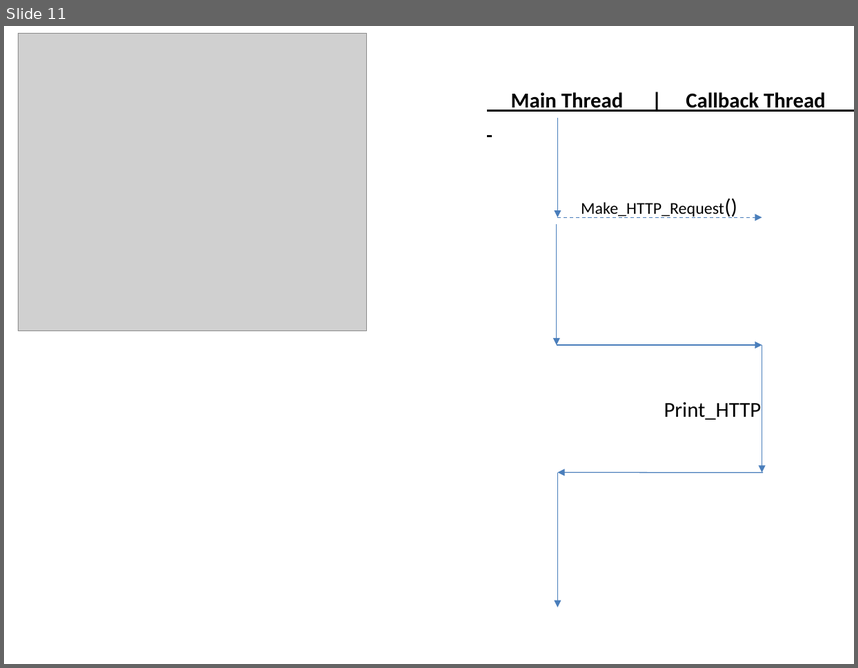
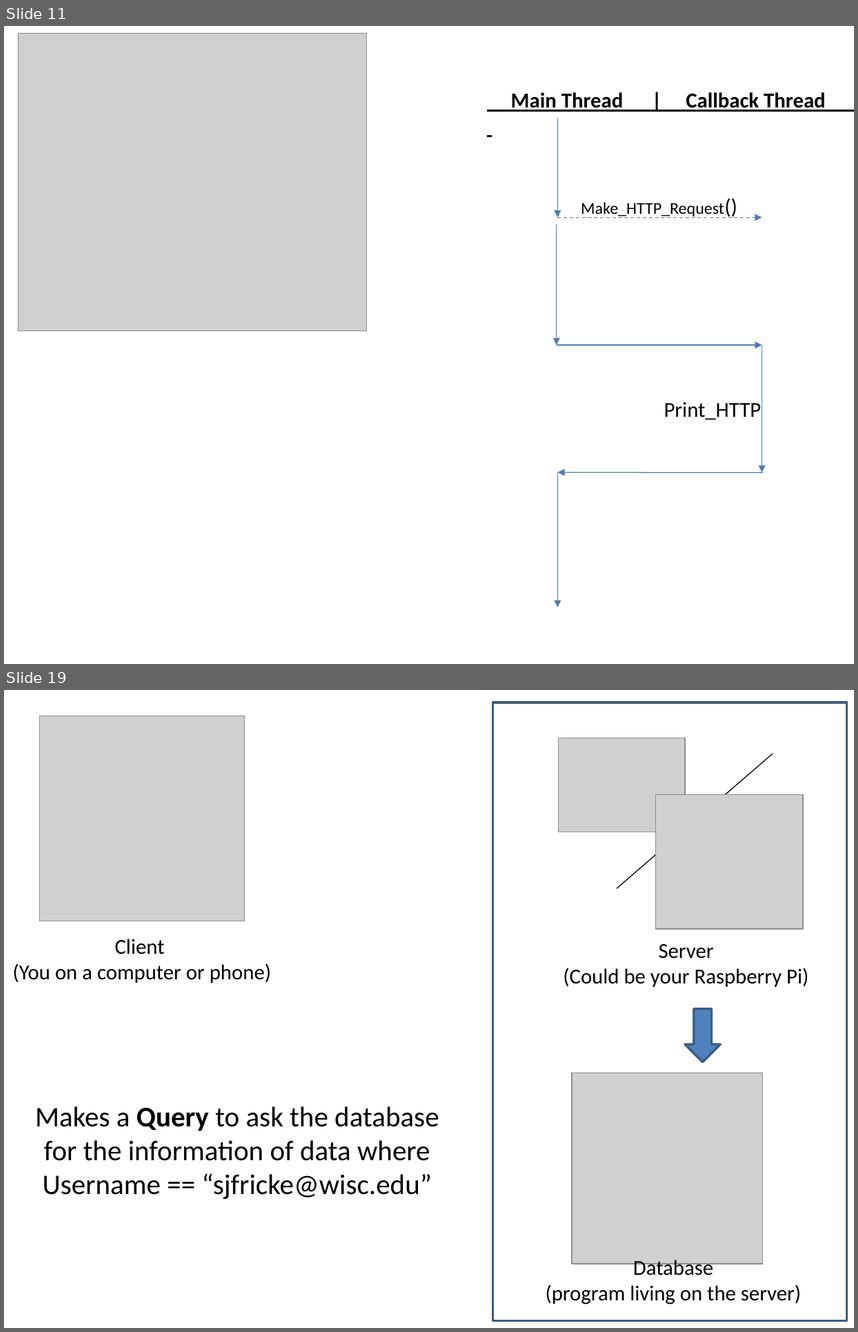
Before and after one commit to uwmadisonieee/Tutorials, a slide deck: Servers/Servers and Databases.pptx. Shown one above the other, each under a label of ours: slide 11 before the commit, slides 11 and 19 after it; the slides between them are not shown. The pictures are 858x668 and 858x1332 pixels, drawn with LibreOffice and Linux fonts; fonts in the diff are those of the drawing; grey boxes stand for pictures. Boxes give left, top, right and bottom in pixels: in the first picture for what was removed or moved away, otherwise in the second. Text is boxed around its words. In the diff, an @@ line names an element or a change of style, - is before the commit and + after.

Commit message:
updated Servers presentation

```diff
--- a/Servers/Servers and Databases.pptx
+++ b/Servers/Servers and Databases.pptx
@@ slide 19 added at [4, 690, 854, 1328], background #FFFFFF @@
@@ rectangle added at [493, 702, 847, 1321], outline #3A5F8C 2 pt @@
@@ picture added at [40, 716, 245, 920] @@
@@ picture added at [558, 738, 685, 831] @@
@@ line added from (617, 888) to (773, 753), #000000 0.75 pt @@
@@ picture added at [656, 795, 803, 929] @@
@@ text added at [13, 938, 271, 983], 18 pt, text #000000 @@
+Client
+(You on a computer or phone)
@@ text added at [563, 944, 809, 987], 18 pt, text #000000 @@
+Server
+(Could be your Raspberry Pi)
@@ right arrow added at [685, 1009, 721, 1061], fill #4F81BD, outline #3A5F8C 2 pt @@
@@ picture added at [572, 1072, 763, 1264] @@
@@ text added at [35, 1106, 439, 1199], 24 pt, text #000000 @@
+Makes a Query to ask the database for the information of data where Username == “sjfricke@wisc.edu”
@@ text added at [546, 1259, 801, 1304], 18 pt, text #000000 @@
+Database
+(program living on the server)
```
Also in this commit, not shown: 3 slides changed, 36 other slides added, 1 other file.
